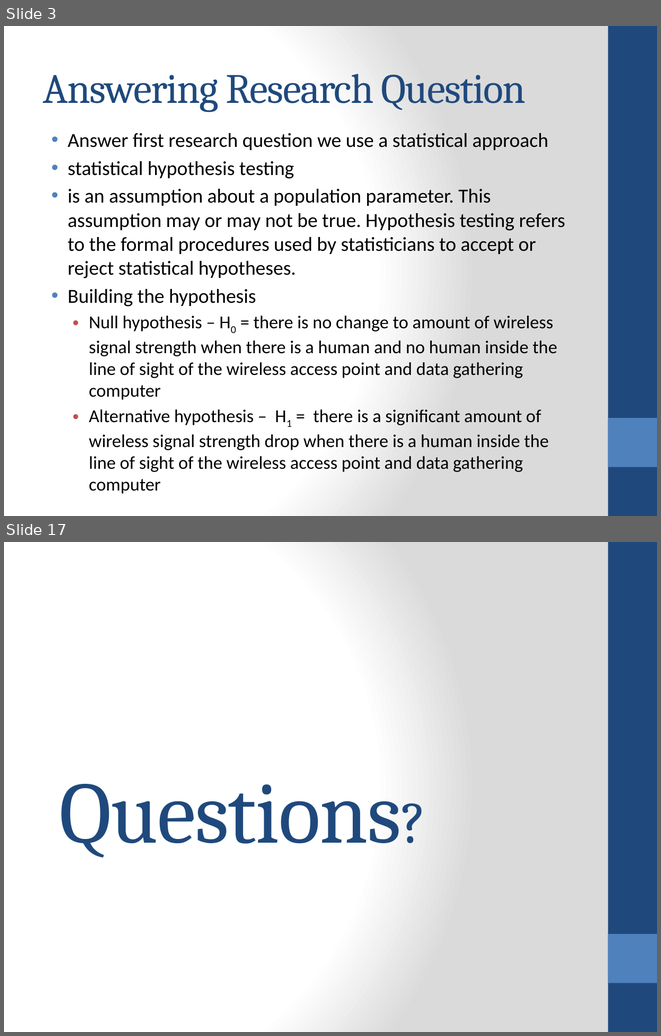
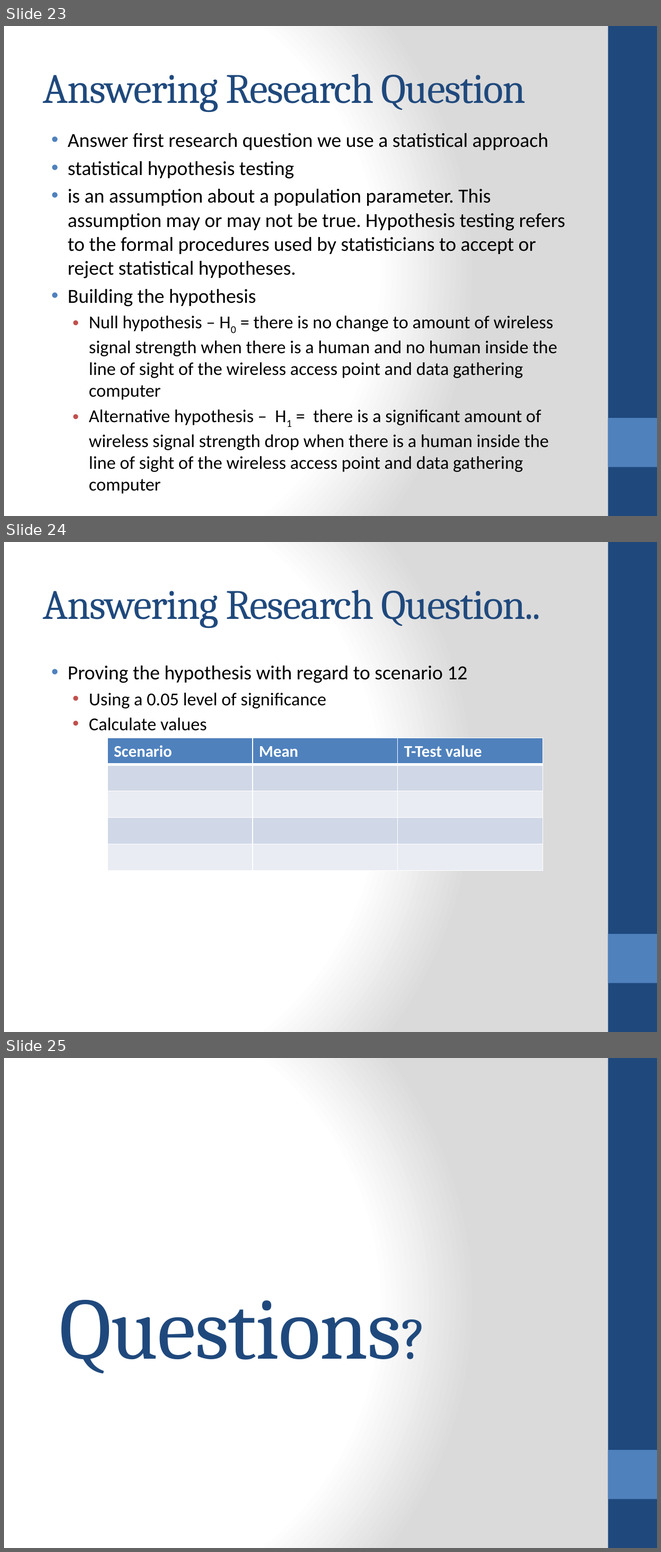
Before and after one commit to jithendra89/research, a slide deck: presentations/interim-final.pptx. Shown one above the other, each under a label of ours: slides 3 and 17 before the commit, slides 23, 24 and 25 after it; the slides between them are not shown. The pictures are 661x1036 and 661x1552 pixels, drawn with LibreOffice and Linux fonts; fonts in the diff are those of the drawing. Boxes give left, top, right and bottom in pixels: in the first picture for what was removed or moved away, otherwise in the second. Text is boxed around its words. In the diff, an @@ line names an element or a change of style, - is before the commit and + after.

```diff
--- a/presentations/interim-final.pptx
+++ b/presentations/interim-final.pptx
@@ slide 24 added at box(4, 542, 657, 1032), background gradient #FFFFFF to #DADADA; not listed: 2 template elements that a slide beside it also shows @@
@@ title added at box(43, 590, 541, 628), 46 pt, text #1F497D @@
+Answering Research Question..
@@ text added at box(68, 665, 467, 731), 20 pt, text #000000 @@
+• Proving the hypothesis with regard to scenario 12
+  • Using a 0.05 level of significance
+  • Calculate values
@@ table added at box(107, 738, 542, 871), 5 rows, 3 columns @@
+Scenario | Mean | T-Test value
+ |  | 
+ |  | 
+ |  | 
+ |  | 
@@ what was slide 3 is now slide 23 @@
@@ what was slide 17 is now slide 25 @@
```
Also in this commit, not shown: 5 slides changed, 8 other slides added, 1 slide removed, 8 other files.
